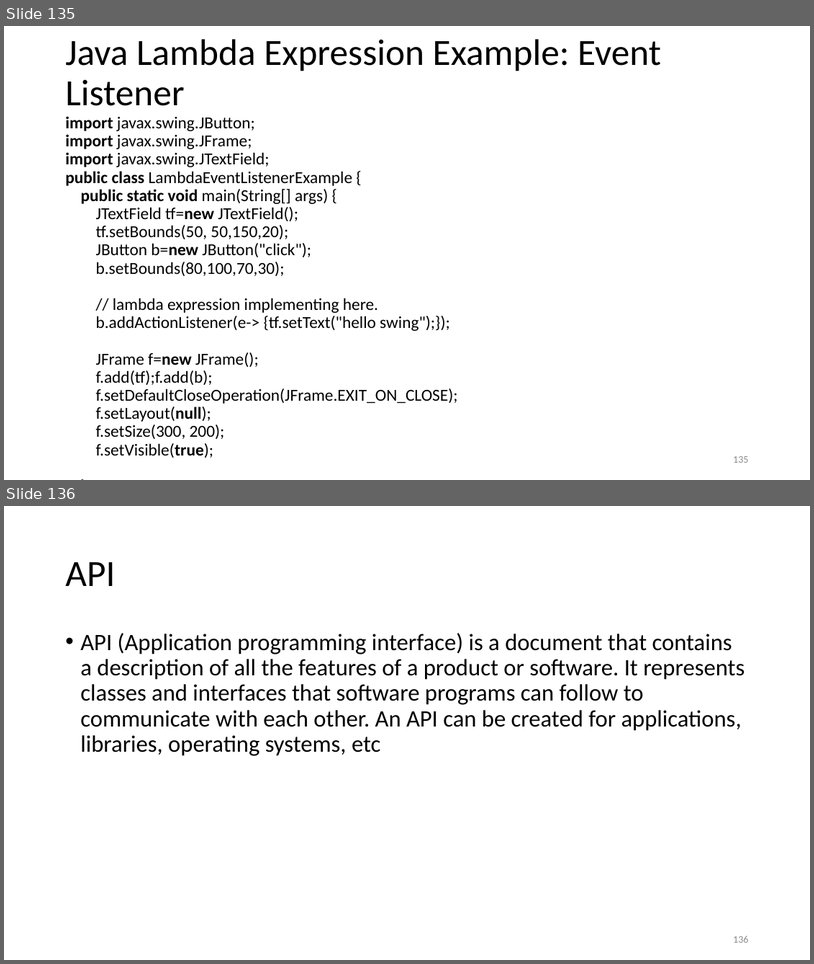
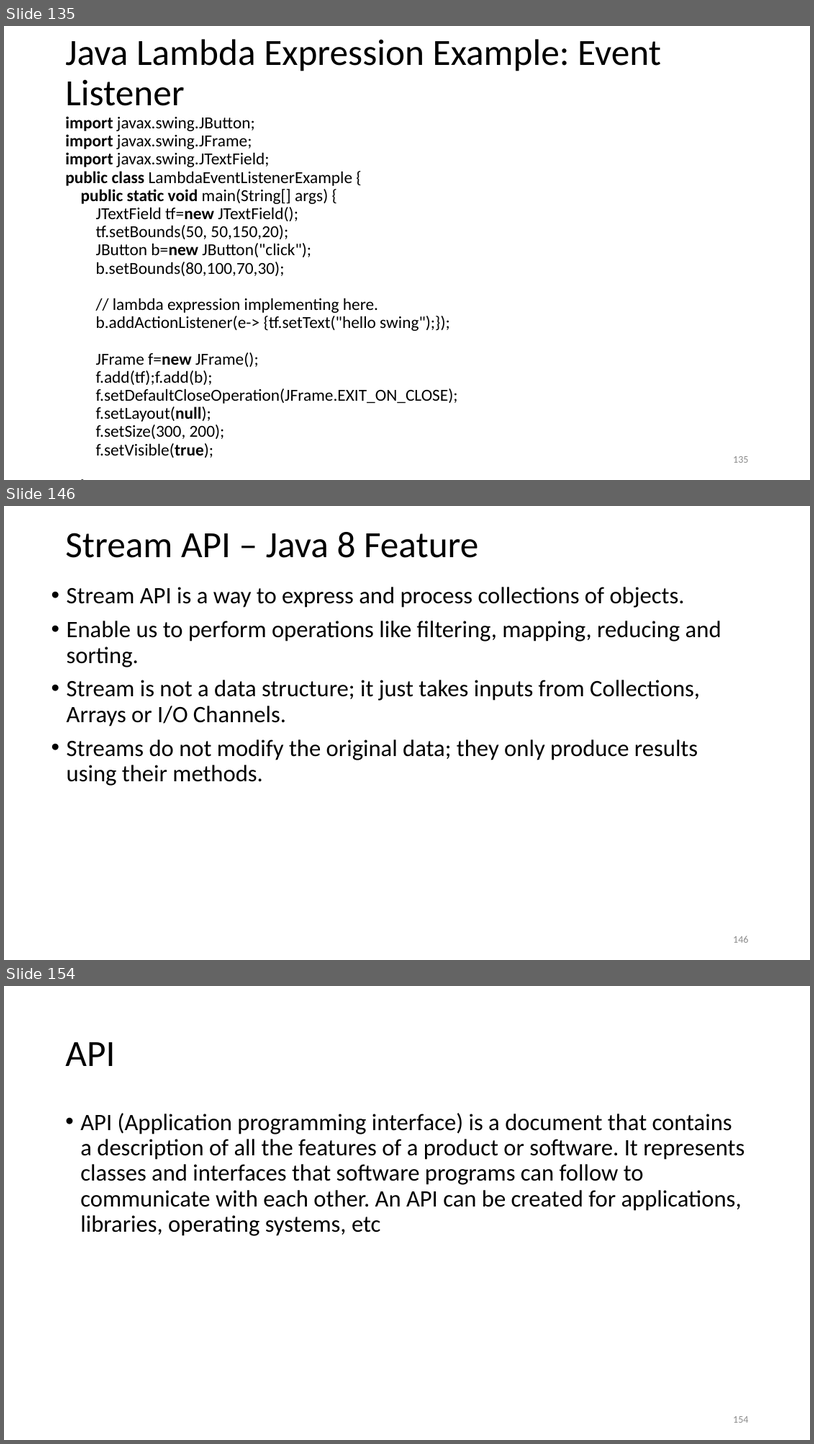
Before and after one commit to suniljeevan/JAVA-FULLSTACK-DEVELOPMENT-2026, a slide deck: COURSE MATERIALS/Module-1 CSE3427.pptx. Shown one above the other, each under a label of ours: slides 135 and 136 before the commit, slides 135, 146 and 154 after it; the slides between them are not shown. The pictures are 814x964 and 814x1444 pixels, drawn with LibreOffice and Linux fonts; fonts in the diff are those of the drawing; background and template pictures are left out. Boxes give left, top, right and bottom in pixels: in the first picture for what was removed or moved away, otherwise in the second. Text is boxed around its words. In the diff, an @@ line names an element or a change of style, - is before the commit and + after.

```diff
--- a/COURSE MATERIALS/Module-1 CSE3427.pptx
+++ b/COURSE MATERIALS/Module-1 CSE3427.pptx
@@ slide 146 added at <box>4,506,810,960</box>, background #FFFFFF @@
@@ title added at <box>65,532,478,558</box>, 44 pt, text #000000 @@
+Stream API – Java 8 Feature
@@ text added at <box>67,587,722,785</box>, 28 pt, text #000000 @@
+• Stream API is a way to express and process collections of objects.
+• Enable us to perform operations like filtering, mapping, reducing and sorting.
+• Stream is not a data structure; it just takes inputs from Collections, Arrays or I/O Channels.
+• Streams do not modify the original data; they only produce results using their methods.
@@ page number added at <box>733,936,748,942</box>, 12 pt, text #8C8C8C @@
+146
@@ what was slide 136 is now slide 154 @@
@@ page number at <box>733,1416,748,1422</box>: text changed @@
-136
+154
```
Also in this commit, not shown: 1 slide changed, 17 other slides added.
